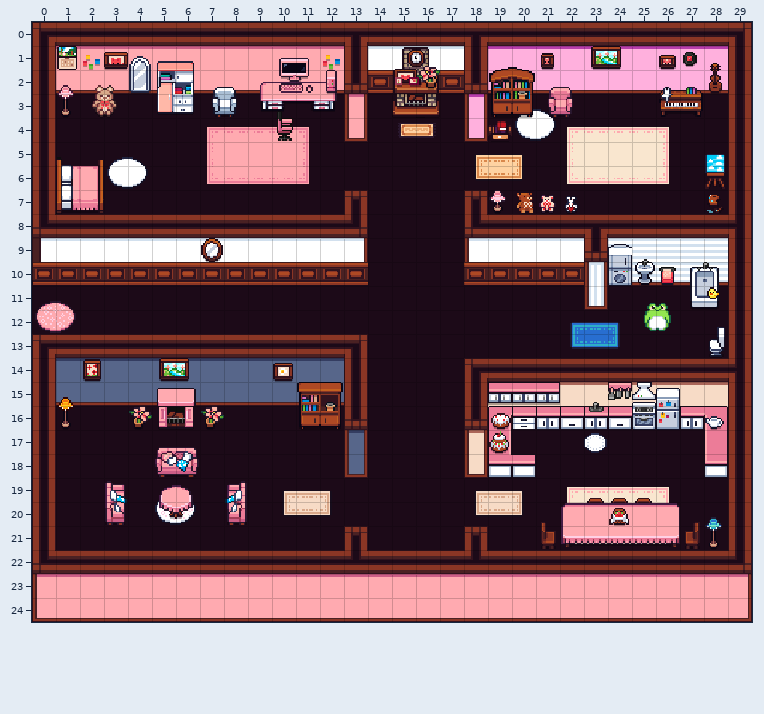
Tiled map (JSON): src/assets/maps/house_inside.tmj. Above is the file before it was changed.
Cells are 16x16 px. Shown: x 0..29, y 0..24.
And afterwards:
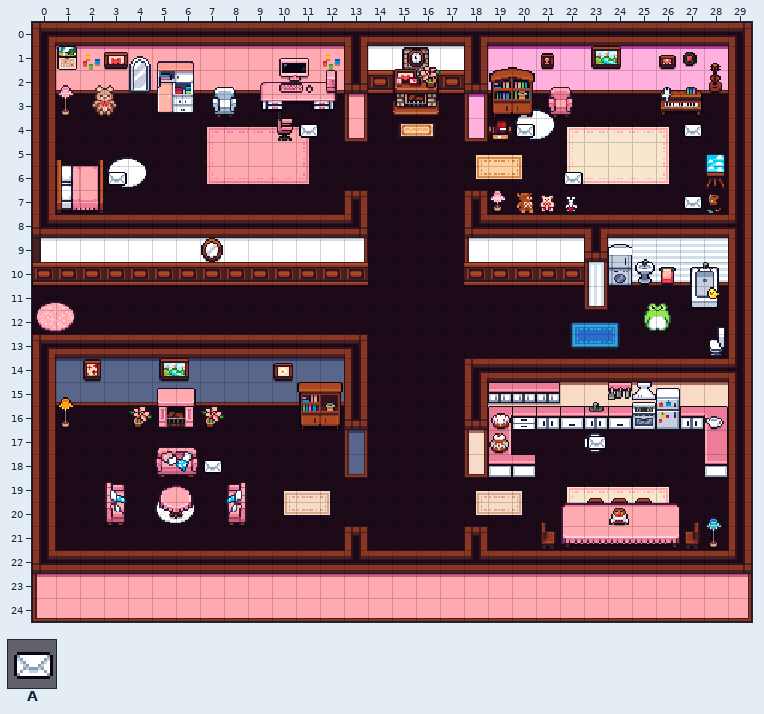
Key: from "HUD": A 6.
_ is an empty cell.
The exact change:
Layer "Props-Details-2":
Tile A is added in row 4 at x 11, 20 and 27; in row 6 at x 3 and 22; in row 7 at x 27; in row 17 at x 23; in row 18 at x 7.
Where, in picture pixels (left, top, right, bottom), the same in both pictures:
added: (299, 124, 319, 138)
added: (515, 124, 535, 138)
added: (683, 124, 703, 138)
added: (107, 172, 127, 186)
added: (563, 172, 583, 186)
added: (683, 196, 703, 210)
added: (587, 436, 607, 450)
added: (203, 460, 223, 474)
